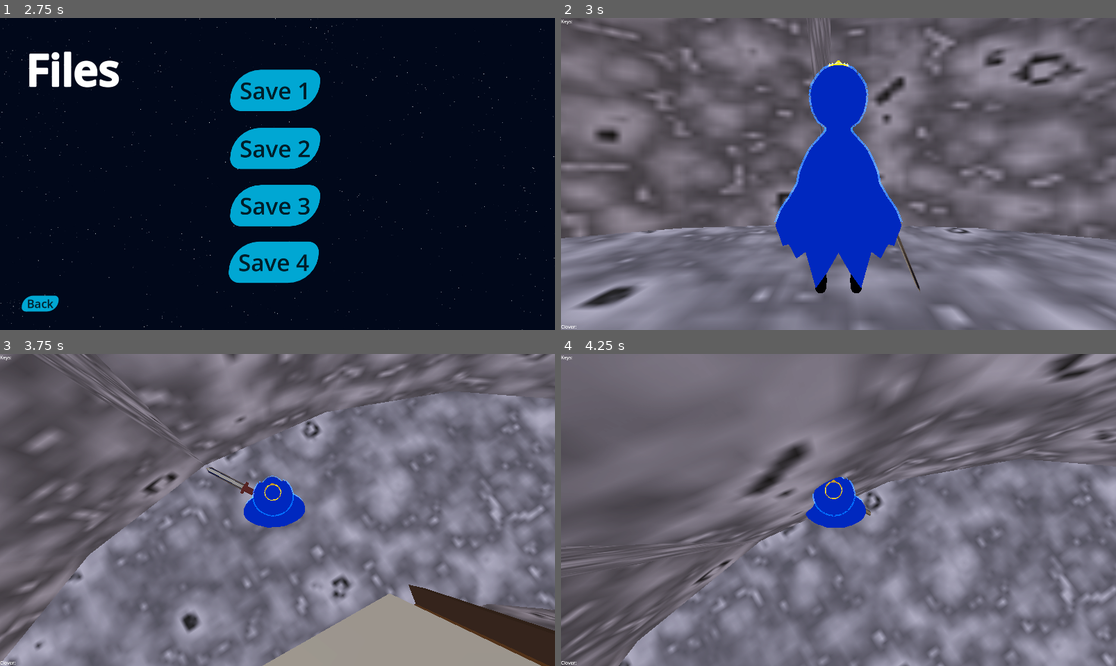
Above: before the commit, frames 1-4 (two rows, left to right).
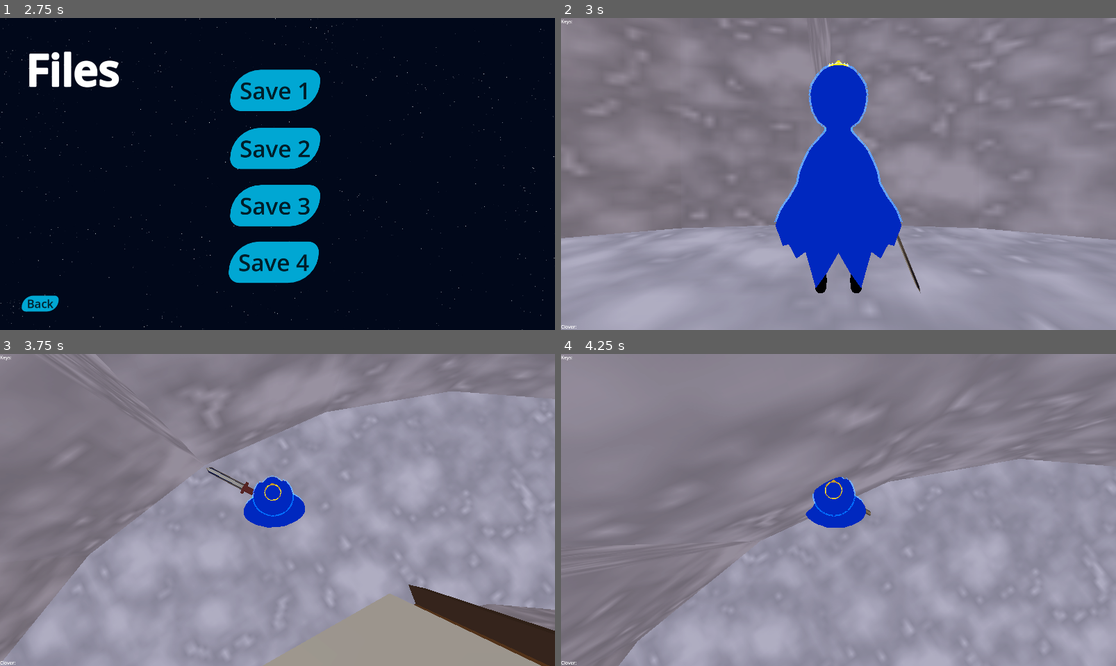
Above: after the commit, the same moments.

Repository: ruapotato/Gravitationally-Challenged
Game: Godot game, scene res://2d_interfaces/Title.tscn
Two runs of this game, one before a commit and one after it. Both use one fixed random seed, a clock stepped at 60 frames per second and the inputs below. Sound files missing from this copy of the repository are replaced by a short silence.
Inputs (mouse positions are in pixels of both pictures, inside the frame that each line leads up to):
- Up to frame 1 (2.75 s): click "Play" at 0.5 s; click "Back" at 1.25 s; click "Play" at 2 s
- Up to frame 2 (3 s): click "Save 1" at 2.75 s
- Up to frame 3 (3.75 s): tap Enter at 3.5 s; move the mouse to (305, 510) at 3.52 s; press the mouse at (305, 510) at 3.53 s; hold W (up) from 3.53 s (still down)
- Up to frame 4 (4.25 s): keep holding W (up)

Frame 1 is identical in both runs. In frame 2, 59% of the frame differs, in the area x 0-100%, y 0-100%; in frame 3, 61%; in frame 4, 61%.

Commit message:
Better spikes. Better clipping logic

Diff:
--- a/entities/player.gd
+++ b/entities/player.gd
@@ -9,11 +9,12 @@
 @onready var die_sound = $mesh/player_sounds/die
 @onready var flip_sound = $mesh/player_sounds/flip
 @onready var check_point_sound = $mesh/player_sounds/check_point_sound
+@onready var collision_shape = $CollisionShape3D
 
 # Movement constants
 const MOVEMENT_FORCE = 222.0
 const MAX_VELOCITY = 3.0
-const MAX_FALL_VELOCITY = 50.0
+const MAX_FALL_VELOCITY = 22.0
 const FRICTION_FORCE = 5.0
 const CAMERA_LERP_SPEED = 0.1
 const MIN_ZOOM = 1.0
@@ -210,7 +211,11 @@
 	# If collision detected, handle it
 	if closest_collision_point != null:
 		# Move slightly back from collision point to prevent clipping
-		var safe_position = closest_collision_point - (vertical_velocity.normalized() * 0.01)
+		var safe_position = closest_collision_point
+		if gravity_inverted:
+			safe_position.y -= float(collision_shape.shape.height)/1.4
+		else:
+			safe_position.y += float(collision_shape.shape.height)/1.4
 		state.transform.origin = safe_position
 		vertical_velocity = Vector3.ZERO
 
--- a/level_bits/small_cylinder.tscn
+++ b/level_bits/small_cylinder.tscn
@@ -17,5 +17,5 @@
 material_override = ExtResource("1_fus7j")
 mesh = SubResource("CylinderMesh_y6gr1")
 
-[node name="CollisionShape3D" type="CollisionShape3D" parent="."]
-shape = SubResource("ConcavePolygonShape3D_atwld")
+[node name="CollisionShape3D2" type="CollisionShape3D" parent="."]
+shape = SubResource("ConcavePolygonShape3D_0tkbd")
--- a/level_bits/spikes_small.tscn
+++ b/level_bits/spikes_small.tscn
@@ -1,38 +1,32 @@
 [gd_scene load_steps=6 format=3 uid="uid://cstyfyemvu5hs"]
 
 [ext_resource type="Script" path="res://level_bits/spikes.gd" id="1_ayig4"]
+[ext_resource type="PackedScene" uid="uid://me6ffwwen8ha" path="res://import/spikes.glb" id="2_tk012"]
+[ext_resource type="Material" uid="uid://dmqmxlsyb7nhe" path="res://native/stone_wall.tres" id="3_08bse"]
 
-[sub_resource type="BoxShape3D" id="BoxShape3D_8l7et"]
-size = Vector3(0.8, 0.541, 0.8)
+[sub_resource type="BoxShape3D" id="BoxShape3D_v4mwh"]
+size = Vector3(0.8, 0.79, 0.8)
 
-[sub_resource type="BoxMesh" id="BoxMesh_86agv"]
-size = Vector3(1, 0.185, 1)
-
-[sub_resource type="CylinderMesh" id="CylinderMesh_cqq3f"]
-top_radius = 0.0
-bottom_radius = 0.475
-height = 0.81
-
-[sub_resource type="BoxShape3D" id="BoxShape3D_ahmt3"]
-size = Vector3(1.045, 0.2, 1.08)
+[sub_resource type="BoxShape3D" id="BoxShape3D_tomiu"]
+size = Vector3(1, 0.175, 1)
 
 [node name="spikes_small" type="Area3D"]
 script = ExtResource("1_ayig4")
 
-[node name="CollisionShape3D" type="CollisionShape3D" parent="."]
-transform = Transform3D(1, 0, 0, 0, 1, 0, 0, 0, 1, 0, 0.159424, 0)
-shape = SubResource("BoxShape3D_8l7et")
+[node name="die" type="CollisionShape3D" parent="."]
+transform = Transform3D(1, 0, 0, 0, 1, 0, 0, 0, 1, 0, 0.114499, 0)
+shape = SubResource("BoxShape3D_v4mwh")
 
-[node name="MeshInstance3D" type="MeshInstance3D" parent="."]
-transform = Transform3D(1, 0, 0, 0, 1, 0, 0, 0, 1, 0, -0.344724, 0)
-mesh = SubResource("BoxMesh_86agv")
+[node name="spikes2" parent="." instance=ExtResource("2_tk012")]
+transform = Transform3D(1, 0, 0, 0, 1, 0, 0, 0, 1, 0, -0.45289, 0)
 
-[node name="MeshInstance3D2" type="MeshInstance3D" parent="."]
-transform = Transform3D(1, 0, 0, 0, 1, 0, 0, 0, 1, 0, 0.160125, 0)
-mesh = SubResource("CylinderMesh_cqq3f")
+[node name="StaticBody3D" type="StaticBody3D" parent="spikes2"]
 
-[node name="StaticBody3D" type="StaticBody3D" parent="."]
+[node name="CollisionShape3D" type="CollisionShape3D" parent="spikes2/StaticBody3D"]
+transform = Transform3D(1, 0, 0, 0, 1, 0, 0, 0, 1, 0, 0.0998077, 0)
+shape = SubResource("BoxShape3D_tomiu")
 
-[node name="CollisionShape3D" type="CollisionShape3D" parent="StaticBody3D"]
-transform = Transform3D(1, 0, 0, 0, 1, 0, 0, 0, 1, 0, -0.435059, 0)
-shape = SubResource("BoxShape3D_ahmt3")
+[node name="Cube" parent="spikes2" index="7"]
+surface_material_override/0 = ExtResource("3_08bse")
+
+[editable path="spikes2"]
--- a/native/stone_wall.tres
+++ b/native/stone_wall.tres
@@ -1,12 +1,12 @@
 [gd_resource type="StandardMaterial3D" load_steps=4 format=3 uid="uid://dmqmxlsyb7nhe"]
 
 [sub_resource type="Gradient" id="Gradient_dd1dj"]
-offsets = PackedFloat32Array(0.211268, 0.274648, 0.373239, 0.859155, 0.943662)
-colors = PackedColorArray(1, 1, 1, 1, 0, 0, 0, 1, 1, 1, 1, 1, 0.45, 0.45, 0.45, 1, 1, 1, 1, 1)
+offsets = PackedFloat32Array(0.211268, 0.387324, 0.852113, 0.93662)
+colors = PackedColorArray(1, 1, 1, 1, 1, 1, 1, 1, 0.741385, 0.741385, 0.741385, 1, 1, 1, 1, 1)
 
 [sub_resource type="FastNoiseLite" id="FastNoiseLite_442r7"]
 noise_type = 2
-frequency = 0.0586
+frequency = 0.0561
 fractal_type = 3
 fractal_octaves = 3
 
Not shown, added: blender/spikes.blend.import
Not shown, added: import/spikes.glb.import
Not shown: 1 places in level_bits/small_cylinder.tscn that only renumber resources
